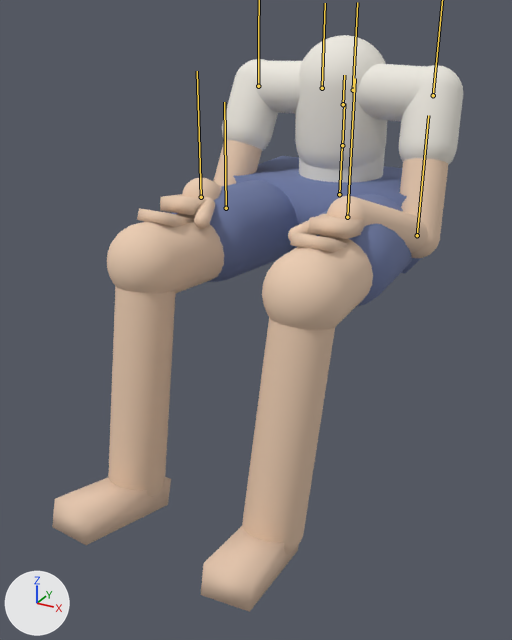
Renders of the glTF model models/body.glb from each side of a commit.
Before and after are seen from a camera (50 mm lens) standing at (0.606, -1.33, 0.451) and looking at (-0.025, -0.182, -0.123). The axes (+X, +Y, +Z) are drawn at lower left. The lights are the same throughout. The older version comes first. The bones that change are drawn over the model as lines.

Objects in the first picture: 'body'.
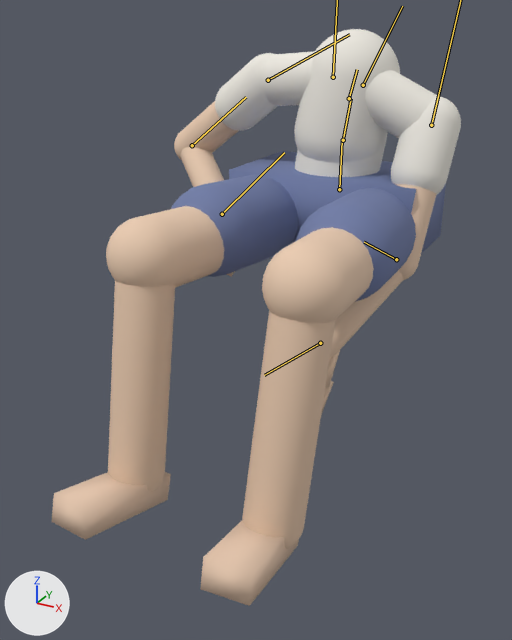
The newer file adds an action. The first version stands in its rest pose; the second is drawn at frame 31 of the action 'fid_stretch_idle_water_l'.

Location of each change, [x1, y1, x2, y2] in pixels of the pictures (512 x 640 px):
'body', posed: before [52, 35, 463, 612]; after [52, 29, 461, 606]
bone 'root', root to tip: before (339, 194) to (342, 146); after (339, 189) to (342, 140)
bone 'spine', root to tip: before (342, 145) to (344, 103); after (343, 140) to (351, 98)
bone 'chest', root to tip: before (343, 104) to (344, 75); after (349, 98) to (357, 69)
bone 'clavicle_l', root to tip: before (353, 90) to (357, 2); after (363, 85) to (402, 6)
bone 'forearm_l', root to tip: before (417, 235) to (428, 115); after (396, 259) to (364, 242)
bone 'hand_l', root to tip: before (347, 217) to (355, 78); after (320, 343) to (264, 375)
bone 'forearm_r', root to tip: before (226, 208) to (224, 102); after (192, 145) to (246, 97)
bone 'hand_r', root to tip: before (201, 197) to (197, 71); after (222, 214) to (284, 152)

The change, as a diff of the scene's bpy script:
```diff
--- a/models/body.glb.py
+++ b/models/body.glb.py
@@ bone_root @@
 bone_root = bpy.data.objects['body_rig'].pose.bones['root']
-bone_root.location = (0.0, 0.0, 0.0)
+bone_root.location = (0.0, 0.012, 0.0)
@@ bone_spine @@
 bone_spine = bpy.data.objects['body_rig'].pose.bones['spine']  # child of 'root'
-bone_spine.rotation_quaternion = (1.0, 0.0, 0.0, 0.0)  # degrees (0, 0, 0)
+bone_spine.rotation_quaternion = (0.997, -0.043, -0.003, -0.061)  # degrees (-5, -1, -7)
@@ bone_chest @@
 bone_chest = bpy.data.objects['body_rig'].pose.bones['chest']  # child of 'spine'
-bone_chest.rotation_quaternion = (1.0, 0.0, 0.0, 0.0)  # degrees (0, 0, 0)
+bone_chest.rotation_quaternion = (0.999, -0.026, -0.001, -0.031)  # degrees (-3, 0, -3)
@@ bone_clavicle_l @@
 bone_clavicle_l = bpy.data.objects['body_rig'].pose.bones['clavicle_l']  # child of 'chest'
-bone_clavicle_l.rotation_quaternion = (1.0, 0.0, 0.0, 0.0)  # degrees (0, 0, 0)
+bone_clavicle_l.rotation_quaternion = (0.994, 0.0, 0.0, -0.112)  # degrees (0, 0, -13)
@@ bone_upper_arm_l @@
 bone_upper_arm_l = bpy.data.objects['body_rig'].pose.bones['upper_arm_l']  # child of 'clavicle_l'
-bone_upper_arm_l.rotation_quaternion = (1.0, 0.0, 0.0, 0.0)  # degrees (0, 0, 0)
+bone_upper_arm_l.rotation_quaternion = (0.989, 0.051, -0.007, 0.139)  # degrees (6, -2, 16)
@@ bone_forearm_l @@
 bone_forearm_l = bpy.data.objects['body_rig'].pose.bones['forearm_l']  # child of 'upper_arm_l'
-bone_forearm_l.rotation_quaternion = (1.0, 0.0, 0.0, 0.0)  # degrees (0, 0, 0)
+bone_forearm_l.rotation_quaternion = (0.829, 0.559, 0.0, 0.0)  # degrees (68, 0, 0)
@@ bone_hand_l @@
 bone_hand_l = bpy.data.objects['body_rig'].pose.bones['hand_l']  # child of 'forearm_l'
-bone_hand_l.rotation_quaternion = (1.0, 0.0, 0.0, 0.0)  # degrees (0, 0, 0)
+bone_hand_l.rotation_quaternion = (0.99, 0.139, 0.0, 0.0)  # degrees (16, 0, 0)
@@ bone_clavicle_r @@
 bone_clavicle_r = bpy.data.objects['body_rig'].pose.bones['clavicle_r']  # child of 'chest'
-bone_clavicle_r.rotation_quaternion = (1.0, 0.0, 0.0, 0.0)  # degrees (0, 0, 0)
+bone_clavicle_r.rotation_quaternion = (0.994, 0.0, 0.0, 0.112)  # degrees (0, 0, 13)
@@ bone_upper_arm_r @@
 bone_upper_arm_r = bpy.data.objects['body_rig'].pose.bones['upper_arm_r']  # child of 'clavicle_r'
-bone_upper_arm_r.rotation_quaternion = (1.0, 0.0, 0.0, 0.0)  # degrees (0, 0, 0)
+bone_upper_arm_r.rotation_quaternion = (0.758, 0.437, 0.242, -0.42)  # degrees (42, 47, -39)
@@ bone_forearm_r @@
 bone_forearm_r = bpy.data.objects['body_rig'].pose.bones['forearm_r']  # child of 'upper_arm_r'
-bone_forearm_r.rotation_quaternion = (1.0, 0.0, 0.0, 0.0)  # degrees (0, 0, 0)
+bone_forearm_r.rotation_quaternion = (0.99, -0.139, 0.0, 0.0)  # degrees (-16, 0, 0)
@@ bone_hand_r @@
 bone_hand_r = bpy.data.objects['body_rig'].pose.bones['hand_r']  # child of 'forearm_r'
-bone_hand_r.rotation_quaternion = (1.0, 0.0, 0.0, 0.0)  # degrees (0, 0, 0)
+bone_hand_r.rotation_quaternion = (0.995, -0.105, 0.0, 0.0)  # degrees (-12, 0, 0)
```
